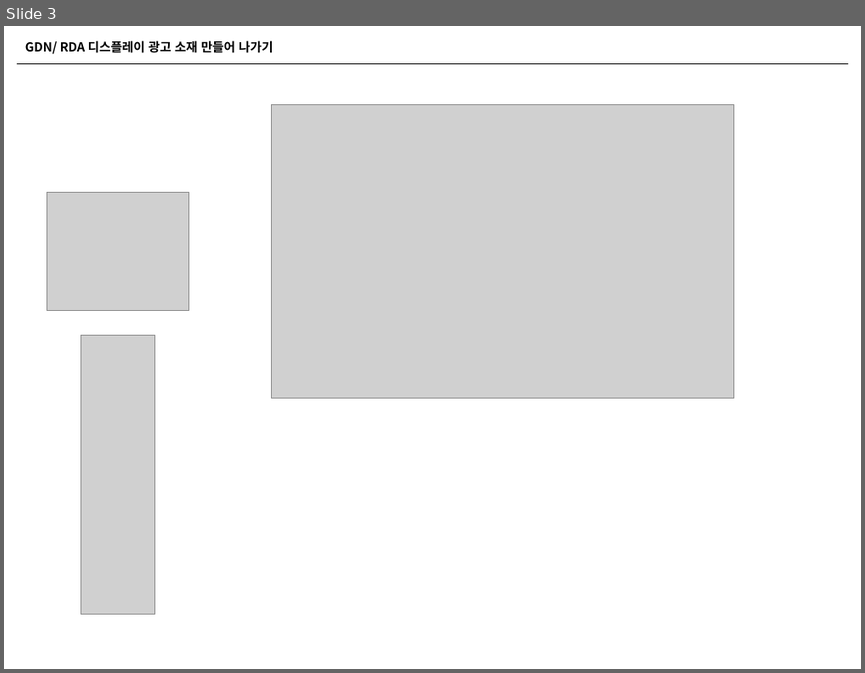
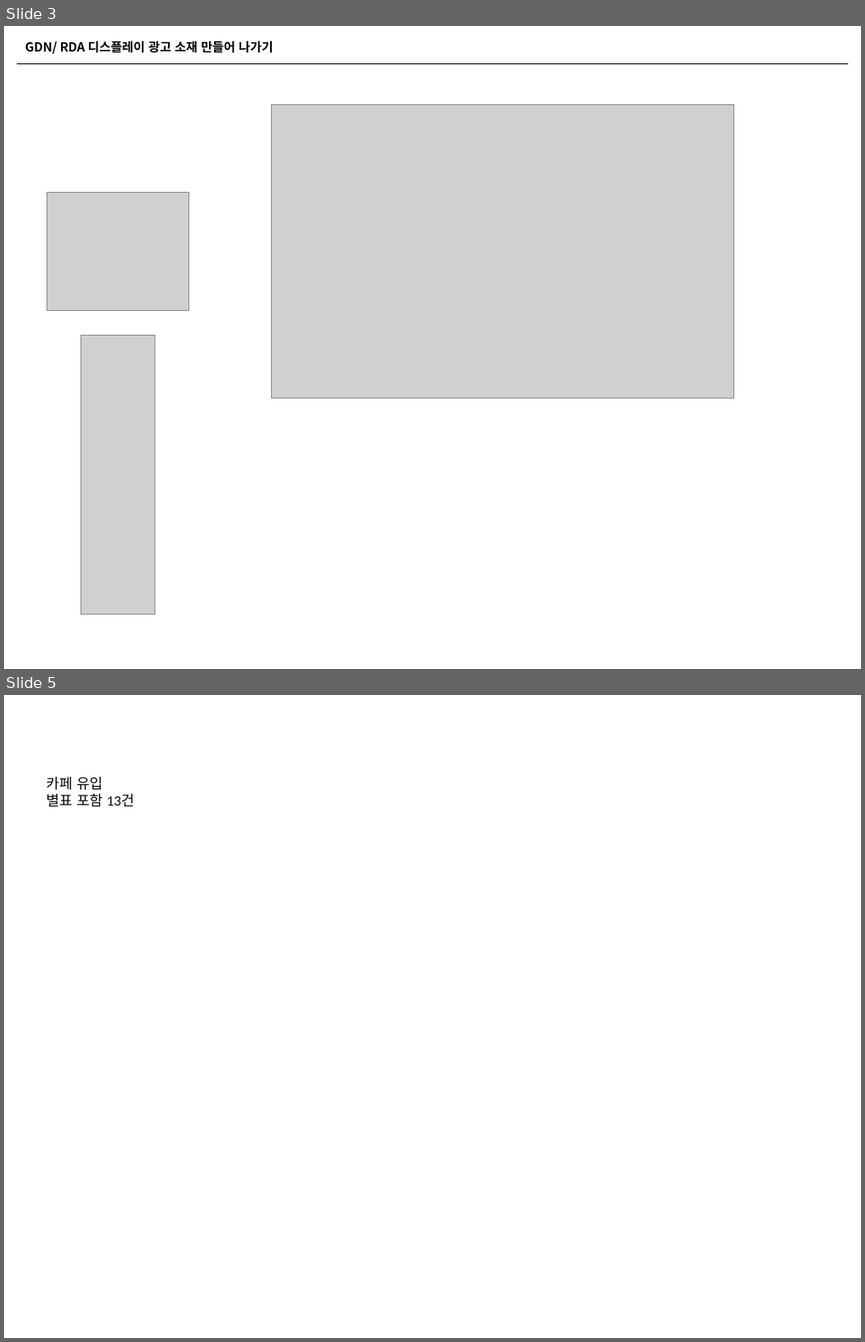
Before and after one commit to naxvinci/marketing, a slide deck: 업무보고0115.pptx. Shown one above the other, each under a label of ours: slide 3 before the commit, slides 3 and 5 after it; the slides between them are not shown. The pictures are 865x673 and 865x1342 pixels, drawn with LibreOffice and Linux fonts; fonts in the diff are those of the drawing; grey boxes stand for pictures. Boxes give left, top, right and bottom in pixels: in the first picture for what was removed or moved away, otherwise in the second. Text is boxed around its words. In the diff, an @@ line names an element or a change of style, - is before the commit and + after.

```diff
--- a/업무보고0115.pptx
+++ b/업무보고0115.pptx
@@ slide 5 added at (x1=4, y1=695, x2=861, y2=1338), background #FFFFFF @@
@@ text added at (x1=46, y1=777, x2=134, y2=806), 12 pt, text #000000 @@
+카페 유입
+별표 포함 13건
```
Also in this commit, not shown: 1 other slide added, 1 slide removed, 3 other files.
